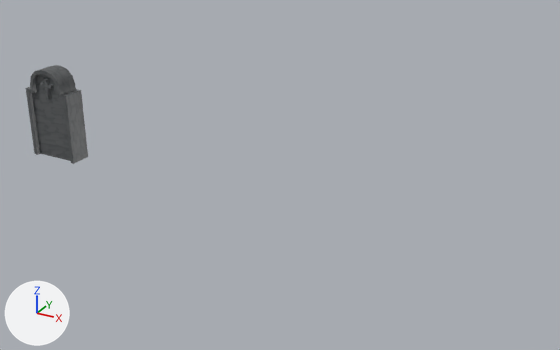
A saved change to the Blender file Assets/Blends/prop-grave-stone.blend.
The view is the same before and after, from a 50 mm lens placed at (7.81, -7.62, 4.21), pointed at (3.62, -0.01, 0.41). The lights are fixed; the arrows at lower left show +X, +Y and +Z. Mesh edges are drawn as thin lines on the coarser meshes.

In view in the first picture: 'prop-grave-stone'.
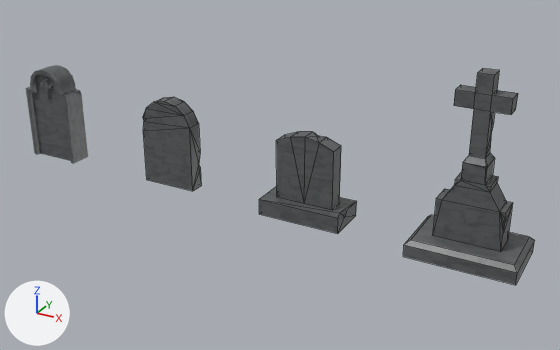
Commit message: adding grave stones

Boxes [x1, y1, x2, y2] around the edits, measured in the pictures (560 x 350 px):
'prop-grave-stone-4', added: after [403, 68, 535, 285]
'prop-grave-stone-3', added: after [259, 132, 357, 234]
'prop-grave-stone-2', added: after [143, 97, 202, 191]

The change, as a diff of the scene's bpy script:
```diff
--- a/Assets/Blends/prop-grave-stone.blend.py
+++ b/Assets/Blends/prop-grave-stone.blend.py
@@ me_prop_grave_stone_4 @@
+me_prop_grave_stone_4.from_pydata(...)  # 80 vertices, 98 faces; spans x -0.61..0.61, y -0.05..2.04, z -0.4..0.4
+me_prop_grave_stone_4.materials.append(mat_stone)  # picture img_stone_png
@@ me_prop_grave_stone_3 @@
+me_prop_grave_stone_3.from_pydata(...)  # 34 vertices, 41 faces; spans x -0.529..0.529, y -0.05..1.001, z -0.264..0.264
+me_prop_grave_stone_3.materials.append(mat_stone)  # picture img_stone_png
@@ me_prop_grave_stone_2 @@
+me_prop_grave_stone_2.from_pydata(...)  # 27 vertices, 37 faces; spans x -0.375..0.375, y -0.05..1.122, z -0.102..0.102
+me_prop_grave_stone_2.materials.append(mat_stone)  # picture img_stone_png
@@ ob_prop_grave_stone_4 @@
+ob_prop_grave_stone_4 = bpy.data.objects.new('prop-grave-stone-4', me_prop_grave_stone_4)
+ob_prop_grave_stone_4.location = (6.0, 0.0, 0.0)
+ob_prop_grave_stone_4.rotation_euler = (1.571, 0.0, 0.0)  # degrees (90, 0, 0)
+_m = ob_prop_grave_stone_4.modifiers.new('EdgeSplit', 'EDGE_SPLIT')
+_m.use_edge_angle = False
@@ ob_prop_grave_stone_3 @@
+ob_prop_grave_stone_3 = bpy.data.objects.new('prop-grave-stone-3', me_prop_grave_stone_3)
+ob_prop_grave_stone_3.location = (4.0, 0.0, 0.0)
+ob_prop_grave_stone_3.rotation_euler = (1.571, 0.0, 0.0)  # degrees (90, 0, 0)
+_m = ob_prop_grave_stone_3.modifiers.new('EdgeSplit', 'EDGE_SPLIT')
+_m.use_edge_angle = False
@@ ob_prop_grave_stone_2 @@
+ob_prop_grave_stone_2 = bpy.data.objects.new('prop-grave-stone-2', me_prop_grave_stone_2)
+ob_prop_grave_stone_2.location = (2.0, 0.0, 0.0)
+ob_prop_grave_stone_2.rotation_euler = (1.571, 0.0, 0.0)  # degrees (90, 0, 0)
+_m = ob_prop_grave_stone_2.modifiers.new('EdgeSplit', 'EDGE_SPLIT')
+_m.use_edge_angle = False
```
